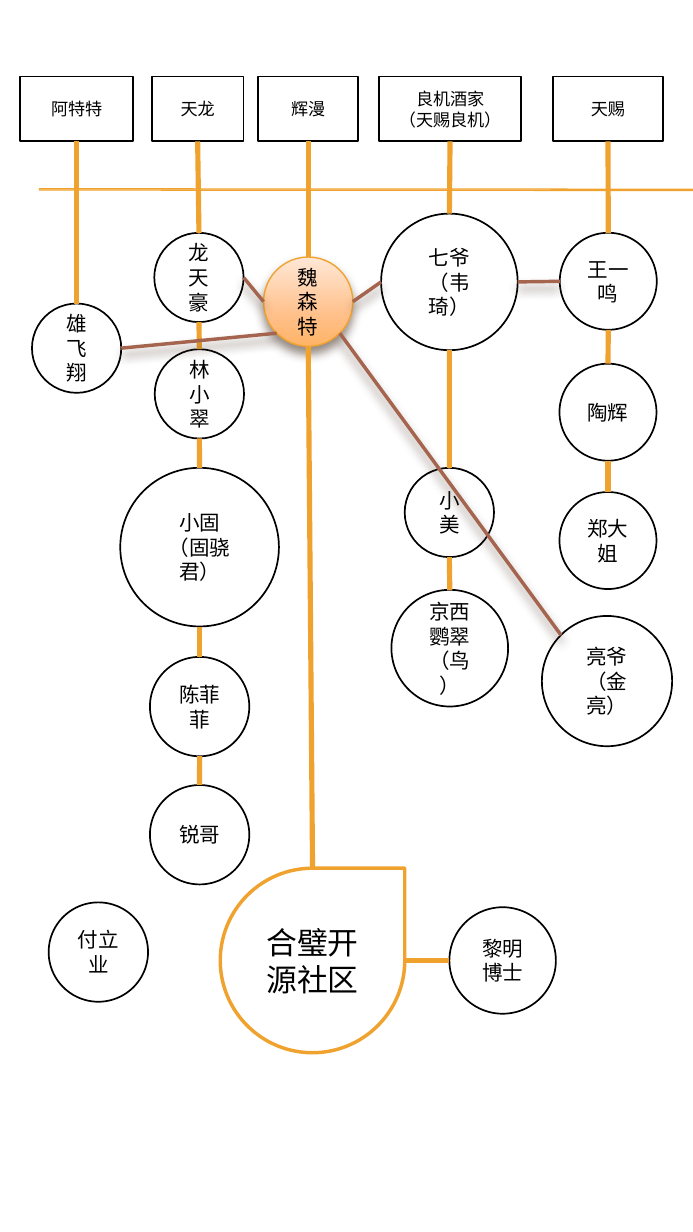
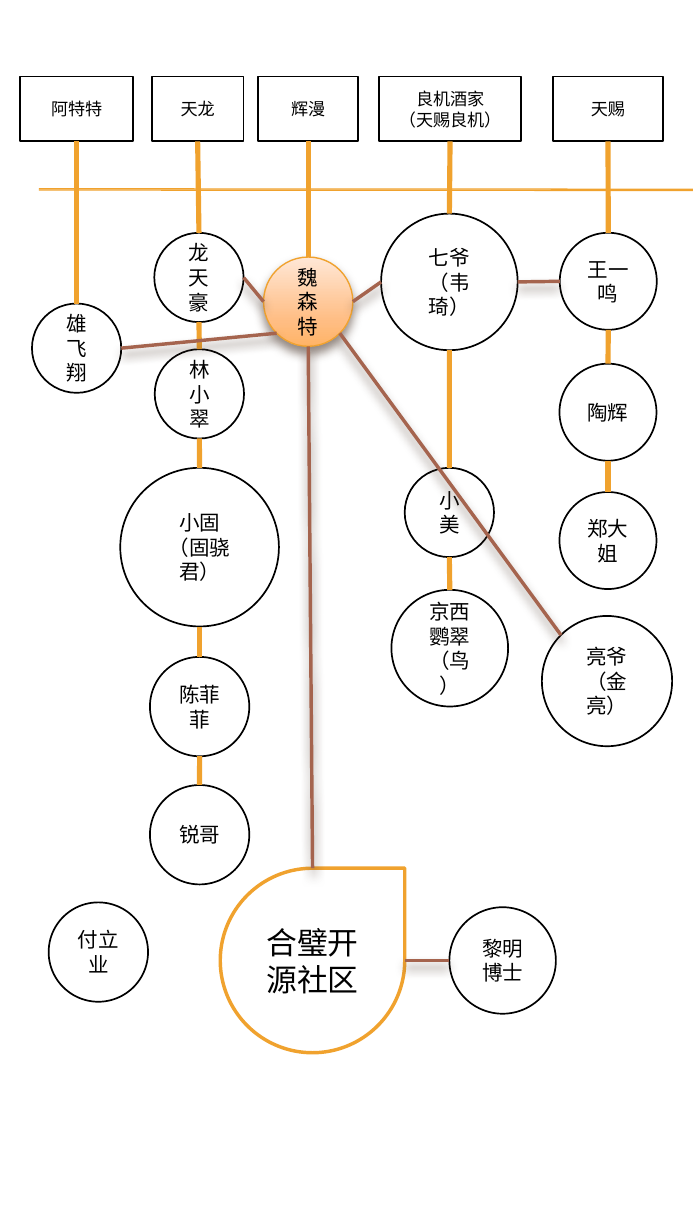
Before and after one commit to VincentWei/Legend-of-Coding, a slide deck: slide 2 of pr-diagram-2.pptx. Drawn at 693x1232 pixels with LibreOffice and Linux fonts; fonts in the diff are those of the drawing; background and template pictures are left out. Boxes give left, top, right and bottom in pixels: in the first picture for what was removed or moved away, otherwise in the second. Text is boxed around its words. In the diff, an @@ line names an element or a change of style, - is before the commit and + after.

```diff
--- a/pr-diagram-2.pptx
+++ b/pr-diagram-2.pptx
@@ line (313, 869) - (308, 346): stroke #F0A22E 3 pt to #A5644E 2 pt @@
@@ line (450, 962) - (406, 962): stroke #F0A22E 3 pt to #A5644E 2 pt @@
```
Also in this commit, not shown: 1 other slide changed.
